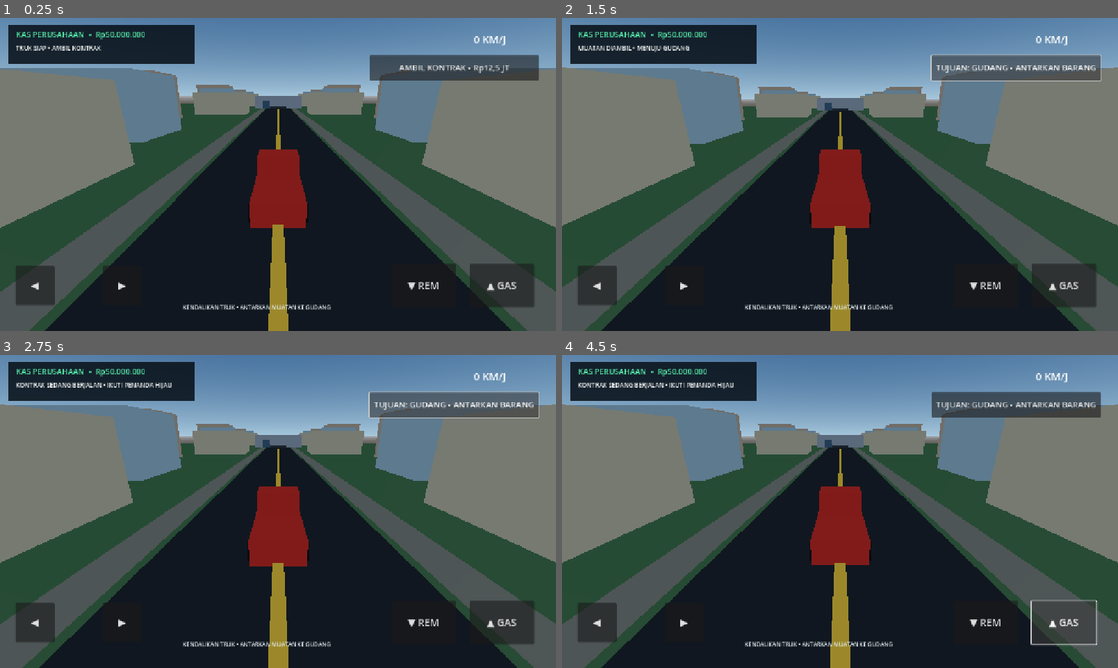
Above: before the commit, frames 1-4 (two rows, left to right).
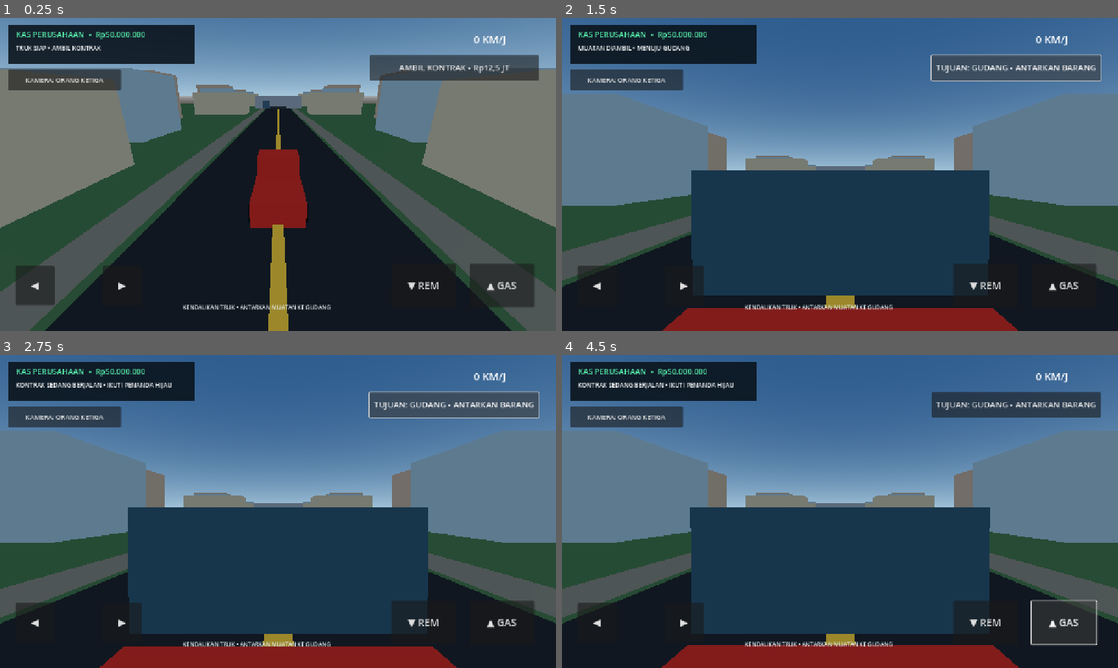
Above: after the commit, the same moments.

Repository: Muhtadi112/Business-Empire
Game: Godot game, scene res://scenes/main.tscn
The game is run twice, just before and just after one commit, with the same random seed, the same clock (stepped at 60 frames per second) and the same inputs.
Inputs (mouse positions are in pixels of both pictures, inside the frame that each line leads up to):
- Up to frame 1 (0.25 s): no input
- Up to frame 2 (1.5 s): click (628, 80) at 0.5 s, where only the run after the commit has a clickable "KAMERA: ORANG KETIGA"; click "AMBIL KONTRAK • Rp12,5 JT" at 1.25 s
- Up to frame 3 (2.75 s): click "TUJUAN: GUDANG • ANTARKAN BAR…" at 2 s
- Up to frame 4 (4.5 s): click "◀" at 2.75 s; click "▶" at 3.5 s; click "▲ GAS" at 4.25 s

The runs differ from the first frame. In frame 1, 1.3% of the frame differs, in the area x 1-22%, y 16-24%; in frame 2, 76%; in frame 3, 76%; in frame 4, 77%, in the area x 0-100%, y 0-100%.

Commit message:
Add first-person cabin camera toggle

Diff:
--- a/godot/scripts/main.gd
+++ b/godot/scripts/main.gd
@@ -14,6 +14,7 @@
 var steering := 0.0
 var truck: CharacterBody3D
 var camera: Camera3D
+var camera_first_person := false
 var cash_label: Label
 var status_label: Label
 var speed_label: Label
@@ -48,9 +49,14 @@
 	truck.velocity.y = -9.8
 	truck.move_and_slide()
 	if camera:
-		var camera_target := truck.global_position + truck.global_basis * Vector3(0, 5.2, 10.5)
-		camera.global_position = camera.global_position.lerp(camera_target, min(1.0, delta * 4.0))
-		camera.look_at(truck.global_position + Vector3(0, 1.5, 0), Vector3.UP)
+		if camera_first_person:
+			var cab_position := truck.global_position + truck.global_basis * Vector3(0, 2.15, -0.65)
+			camera.global_position = camera.global_position.lerp(cab_position, min(1.0, delta * 7.0))
+			camera.look_at(cab_position + (-truck.global_basis.z * 30.0) + Vector3(0, -0.15, 0), Vector3.UP)
+		else:
+			var camera_target := truck.global_position + truck.global_basis * Vector3(0, 5.2, 10.5)
+			camera.global_position = camera.global_position.lerp(camera_target, min(1.0, delta * 4.0))
+			camera.look_at(truck.global_position + Vector3(0, 1.5, 0), Vector3.UP)
 	if contract_active and truck.global_position.distance_to(target_position) < 13.0:
 		_complete_contract()
 	_update_speed_label()
@@ -204,6 +210,14 @@
 	contract_button.pressed.connect(_on_contract_pressed)
 	root.add_child(contract_button)
 
+	var camera_button := Button.new()
+	camera_button.text = "KAMERA: ORANG KETIGA"
+	camera_button.position = Vector2(18, 118)
+	camera_button.size = Vector2(260, 48)
+	camera_button.add_theme_font_size_override("font_size", 15)
+	camera_button.pressed.connect(_toggle_camera)
+	root.add_child(camera_button)
+
 	_make_control_button("◀", Vector2(35, 570), Vector2(90, 90), func(): steering = -1.0, func(): steering = 0.0, root)
 	_make_control_button("▶", Vector2(235, 570), Vector2(90, 90), func(): steering = 1.0, func(): steering = 0.0, root)
 	_make_control_button("▲ GAS", Vector2(1080, 565), Vector2(150, 100), func(): throttle = 1.0, func(): throttle = 0.0, root)
@@ -229,6 +243,13 @@
 	button.button_down.connect(on_down)
 	button.button_up.connect(on_up)
 	parent.add_child(button)
+
+func _toggle_camera() -> void:
+	camera_first_person = not camera_first_person
+	var camera_button := get_tree().current_scene.find_child("*", true, false)
+	# Camera mode is also reflected in the HUD status for clear feedback.
+	if status_label:
+		status_label.text = "KAMERA KABIN • PANDANGAN PENGEMUDI" if camera_first_person else "KAMERA EKSTERNAL • ORANG KETIGA"
 
 func _on_contract_pressed() -> void:
 	if contract_done:
